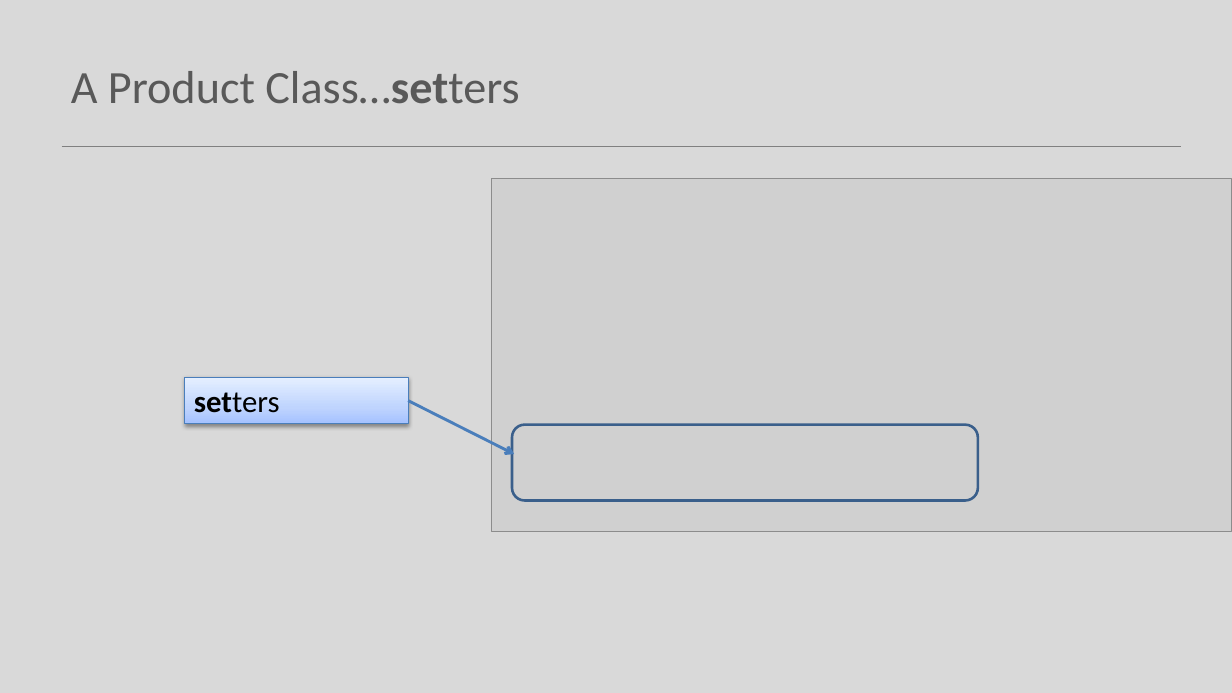
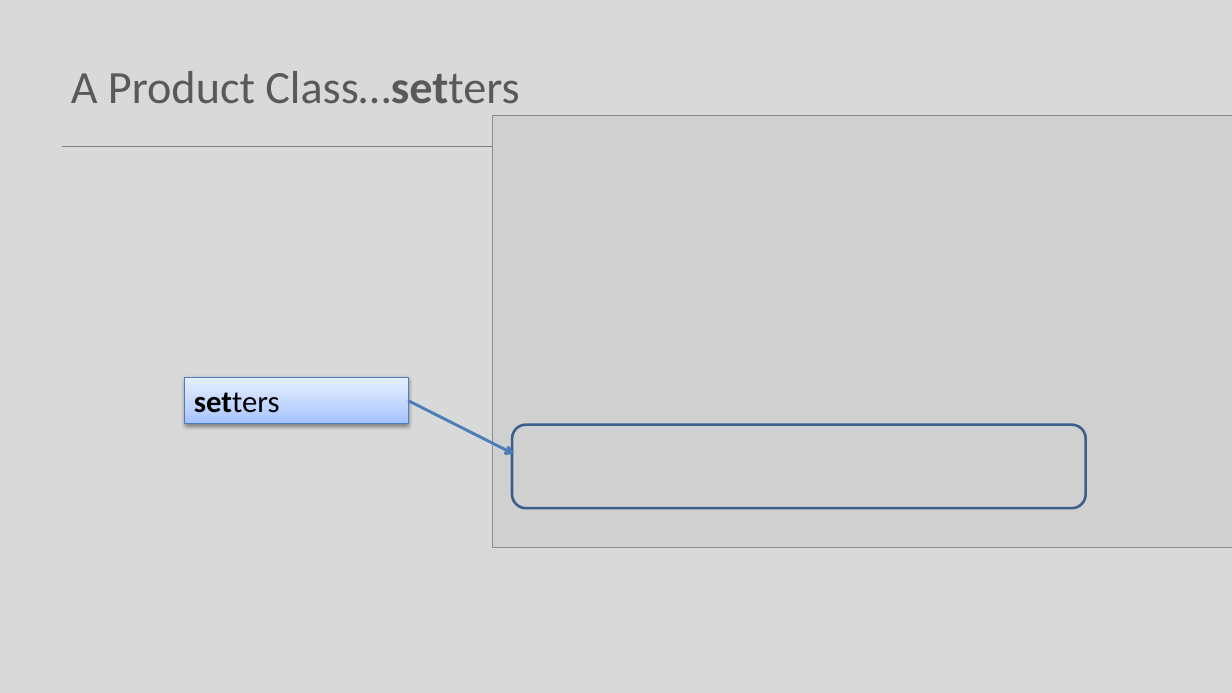
Before and after one commit to Programming-Fundamentals-SETU/prog-fund-1-sept-25, a slide deck: slide 20 of topic08-arrays-of-objects/unit-1/talk-1-shop-v1/a-shop-v1.pptx. Drawn at 1232x693 pixels with LibreOffice and Linux fonts; fonts in the diff are those of the drawing; grey boxes stand for pictures. Boxes give left, top, right and bottom in pixels: in the first picture for what was removed or moved away, otherwise in the second. Text is boxed around its words. In the diff, an @@ line names an element or a change of style, - is before the commit and + after.

```diff
--- a/topic08-arrays-of-objects/unit-1/talk-1-shop-v1/a-shop-v1.pptx
+++ b/topic08-arrays-of-objects/unit-1/talk-1-shop-v1/a-shop-v1.pptx
@@ picture: place and size @@
-picture at bbox=[492, 178, 1232, 531]
+picture at bbox=[493, 116, 1232, 547]
@@ rounded rectangle: place and size @@
-rounded rectangle at bbox=[512, 425, 978, 501]
+rounded rectangle at bbox=[512, 425, 1086, 508]
```
Also in this commit, not shown: 10 other slides changed, 31 other files.
